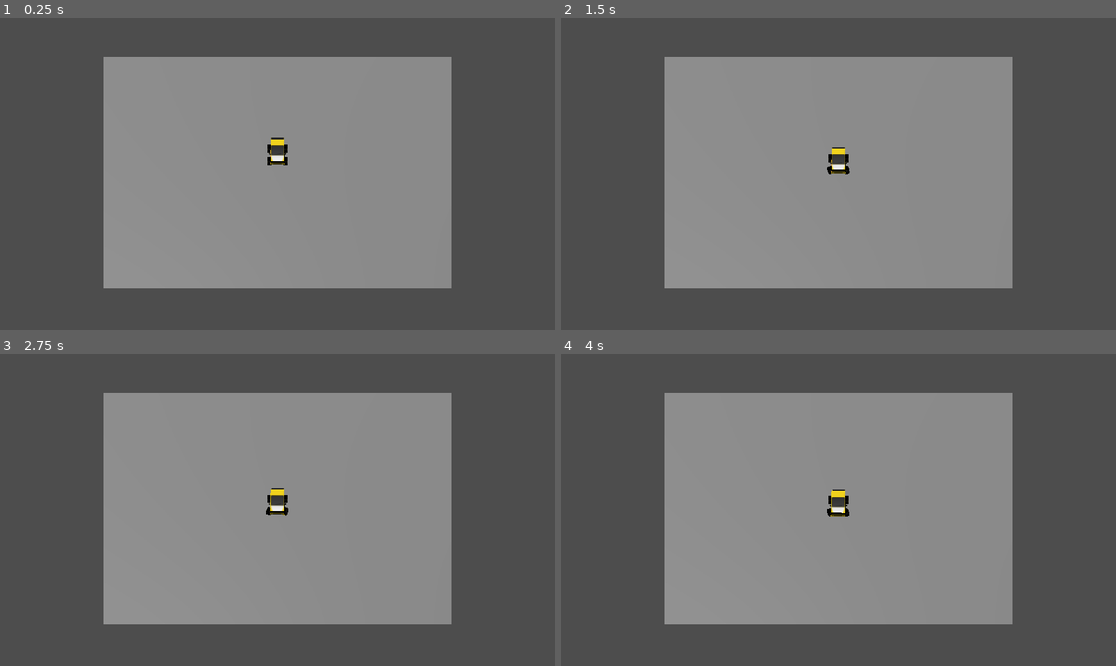
Above: before the commit, frames 1-4 (two rows, left to right).
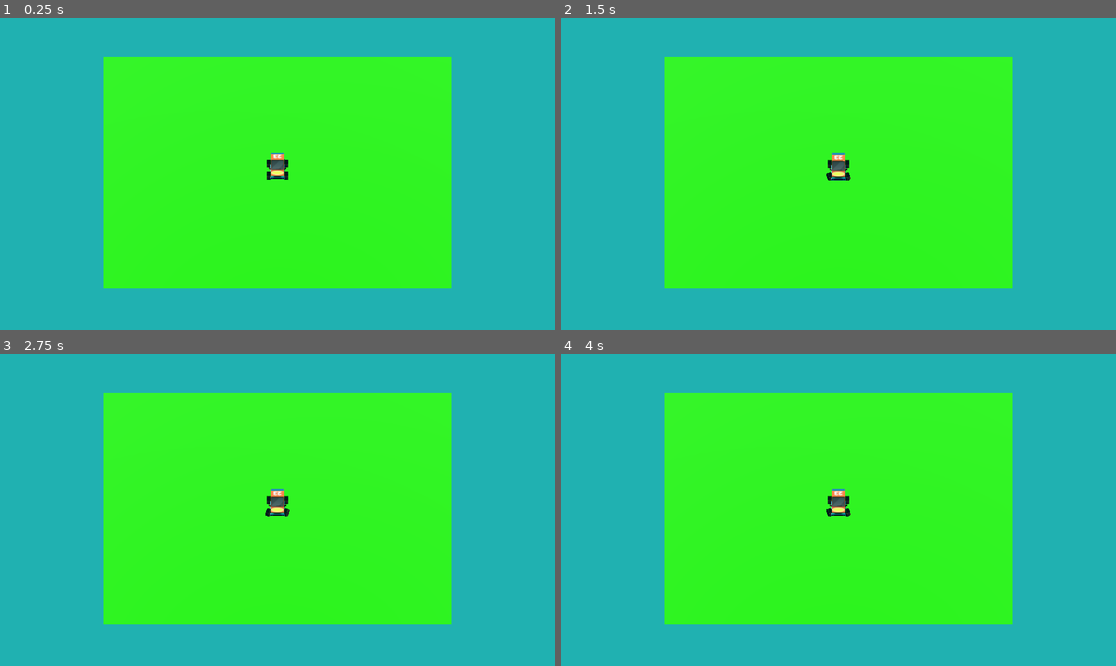
Above: after the commit, the same moments.

Repository: DaniMaccari/Car-Playground
Game: Godot game, scene res://Scenes/Main.tscn
Two runs of this game, one before a commit and one after it. Both use one fixed random seed, a clock stepped at 60 frames per second and the inputs below. The project has no main scene, so this scene is started directly.
Inputs:
- Up to frame 1 (0.25 s): no input
- Up to frame 2 (1.5 s): hold Right (ui_right) 0.53-1.28 s; hold Left (ui_left) from 1.28 s (still down)
- Up to frame 3 (2.75 s): release Left (ui_left) at 2.03 s; hold Right (ui_right) from 2.03 s (still down)
- Up to frame 4 (4 s): tap Enter at 2.75 s; tap Space at 3.5 s; release Right (ui_right) at 3.53 s; hold Left (ui_left) from 3.53 s (still down)

The runs differ from the first frame. In frame 1, 100% of the frame differs, in the area x 0-100%, y 0-100%; in frame 2, 100%; in frame 3, 100%; in frame 4, 100%.

Commit message:
blob shadow

Diff:
--- a/Scenes/Main.tscn
+++ b/Scenes/Main.tscn
@@ -1,13 +1,32 @@
-[gd_scene load_steps=4 format=3 uid="uid://cadip24ccwo6q"]
+[gd_scene load_steps=6 format=3 uid="uid://cadip24ccwo6q"]
 
 [ext_resource type="PackedScene" uid="uid://dd0nts174s84k" path="res://Scenes/Vehicle_movement.tscn" id="1_j6e7n"]
+
+[sub_resource type="Environment" id="Environment_sn5f3"]
+background_mode = 1
+background_color = Color(0.125147, 0.693433, 0.694784, 1)
+ambient_light_color = Color(0.960375, 0.641588, 0.665189, 1)
+tonemap_mode = 2
 
 [sub_resource type="BoxShape3D" id="BoxShape3D_d18de"]
 size = Vector3(18, 0.2, 18)
 
 [sub_resource type="PlaneMesh" id="PlaneMesh_a85fd"]
 
+[sub_resource type="StandardMaterial3D" id="StandardMaterial3D_mlxl5"]
+albedo_color = Color(0.109804, 0.803922, 0, 1)
+
 [node name="Node3D" type="Node3D"]
+
+[node name="WorldEnvironment" type="WorldEnvironment" parent="."]
+environment = SubResource("Environment_sn5f3")
+
+[node name="DirectionalLight3D" type="DirectionalLight3D" parent="."]
+transform = Transform3D(0.664463, 0.34202, -0.664463, 0.707107, -3.09086e-08, 0.707107, 0.241845, -0.939693, -0.241845, 0, 10, 0)
+light_energy = 1.2
+shadow_bias = 0.015
+directional_shadow_mode = 0
+directional_shadow_max_distance = 80.0
 
 [node name="PlaneWorld" type="StaticBody3D" parent="."]
 transform = Transform3D(3, 0, 0, 0, 3, 0, 0, 0, 3, 0, 0, 0)
@@ -18,15 +37,13 @@
 
 [node name="MeshInstance3D" type="MeshInstance3D" parent="PlaneWorld"]
 transform = Transform3D(8, 0, 0, 0, 0.533, 0, 0, 0, 8, 0, 0, 0)
+cast_shadow = 0
 mesh = SubResource("PlaneMesh_a85fd")
-
-[node name="DirectionalLight3D" type="DirectionalLight3D" parent="."]
-transform = Transform3D(0.866025, 2.18557e-08, -0.5, 0.5, -3.78552e-08, 0.866025, 0, -1, -4.37114e-08, 0, 3.90455, 0)
+surface_material_override/0 = SubResource("StandardMaterial3D_mlxl5")
 
 [node name="VehicleBody3D" parent="." instance=ExtResource("1_j6e7n")]
-transform = Transform3D(1, 0, 0, 0, 1, 0, 0, 0, 1, 0, 3.67617, 0)
+transform = Transform3D(1, 0, 0, 0, 1, 0, 0, 0, 1, 0, 0.329204, 0)
 MAX_STEER = 0.4
-ENGINE_POWER = 500
 
 [node name="Camera3D" type="Camera3D" parent="."]
 transform = Transform3D(1, 0, 0, 0, 0.745743, 0.666233, 0, -0.666233, 0.745743, 0, 27.1211, 30.6757)
--- a/Scenes/Vehicle_movement.tscn
+++ b/Scenes/Vehicle_movement.tscn
@@ -1,14 +1,15 @@
-[gd_scene load_steps=13 format=4 uid="uid://dd0nts174s84k"]
+[gd_scene load_steps=14 format=4 uid="uid://dd0nts174s84k"]
 
 [ext_resource type="Texture2D" uid="uid://0mpevcqojxn8" path="res://Assets/auto_racing_car/Yellow/sportsCar_yellow.png" id="1_dao8p"]
 [ext_resource type="Script" path="res://Scripts/vehicle_movement.gd" id="1_ijyx4"]
-[ext_resource type="Texture2D" uid="uid://d08iuocp8g1y8" path="res://Assets/auto_racing_car/turnipCar.png" id="2_c33vq"]
+[ext_resource type="Texture2D" uid="uid://dryfipg1mxl0q" path="res://Assets/auto_racing_car/orange/sportsCar_orange.png" id="2_hpo2y"]
+[ext_resource type="Texture2D" uid="uid://crs00pxk5my3a" path="res://Assets/shadow.png" id="4_nmhot"]
 
 [sub_resource type="BoxShape3D" id="BoxShape3D_e3vso"]
 size = Vector3(2.23999, 1.96881, 3.67538)
 
-[sub_resource type="StandardMaterial3D" id="StandardMaterial3D_pfg6y"]
-albedo_texture = ExtResource("2_c33vq")
+[sub_resource type="StandardMaterial3D" id="StandardMaterial3D_waj1f"]
+albedo_texture = ExtResource("2_hpo2y")
 
 [sub_resource type="StandardMaterial3D" id="StandardMaterial3D_rso3r"]
 resource_name = "sportsCar_yellow"
@@ -118,8 +119,9 @@
 transform = Transform3D(1, 0, 0, 0, 1, 0, 0, 0, 1, 0, 0.141597, 0)
 mass = 100.0
 center_of_mass_mode = 1
-center_of_mass = Vector3(0, 0.5, 0)
+center_of_mass = Vector3(0, -0.2, 0)
 script = ExtResource("1_ijyx4")
+MAX_STEER = 0.6
 
 [node name="CollisionBox" type="CollisionShape3D" parent="."]
 transform = Transform3D(1, 0, 0, 0, 1, 0, 0, 0, 1, 0, 1.05948, 0.220596)
@@ -129,19 +131,18 @@
 transform = Transform3D(-1, 0, -8.74228e-08, 0, 1, 0, 8.74228e-08, 0, -1, 0, 0, 0)
 
 [node name="sportsCar_yellow_body" type="MeshInstance3D" parent="sportsCar_yellow"]
-material_override = SubResource("StandardMaterial3D_pfg6y")
+material_override = SubResource("StandardMaterial3D_waj1f")
 mesh = SubResource("ArrayMesh_sbqri")
 skeleton = NodePath("")
 
 [node name="WheelFrontLeft" type="VehicleWheel3D" parent="."]
-transform = Transform3D(1, 0, 0, 0, 1, 0, 0, 0, 1, 1.1, 0.342067, 1.483)
+transform = Transform3D(1, 0, 0, 0, 1, 0, 0, 0, 1, 1.2, 0.342067, 1.483)
 use_as_steering = true
 wheel_roll_influence = 0.4
 wheel_radius = 0.6
 wheel_rest_length = 0.3
-wheel_friction_slip = 1.0
-suspension_travel = 1.0
-suspension_stiffness = 65.0
+suspension_travel = 1.0
+suspension_stiffness = 80.0
 suspension_max_force = 3000.0
 damping_compression = 0.88
 
@@ -152,14 +153,13 @@
 skeleton = NodePath("")
 
 [node name="WheelFrontRight" type="VehicleWheel3D" parent="."]
-transform = Transform3D(1, 0, 0, 0, 1, 0, 0, 0, 1, -1.1, 0.342067, 1.483)
+transform = Transform3D(1, 0, 0, 0, 1, 0, 0, 0, 1, -1.2, 0.342067, 1.483)
 use_as_steering = true
 wheel_roll_influence = 0.4
 wheel_radius = 0.6
 wheel_rest_length = 0.3
-wheel_friction_slip = 1.0
-suspension_travel = 1.0
-suspension_stiffness = 65.0
+suspension_travel = 1.0
+suspension_stiffness = 80.0
 suspension_max_force = 3000.0
 damping_compression = 0.88
 
@@ -170,14 +170,13 @@
 skeleton = NodePath("")
 
 [node name="WheelBackLeft" type="VehicleWheel3D" parent="."]
-transform = Transform3D(1, 0, 0, 0, 1, 0, 0, 0, 1, 1.1, 0.342067, -1.112)
+transform = Transform3D(1, 0, 0, 0, 1, 0, 0, 0, 1, 1.2, 0.342067, -1.112)
 use_as_traction = true
 wheel_roll_influence = 0.4
 wheel_radius = 0.6
 wheel_rest_length = 0.3
-wheel_friction_slip = 1.0
-suspension_travel = 1.0
-suspension_stiffness = 65.0
+suspension_travel = 1.0
+suspension_stiffness = 80.0
 suspension_max_force = 3000.0
 damping_compression = 0.88
 
@@ -188,14 +187,13 @@
 skeleton = NodePath("")
 
 [node name="WheelBackRight" type="VehicleWheel3D" parent="."]
-transform = Transform3D(1, 0, 0, 0, 1, 0, 0, 0, 1, -1.1, 0.342067, -1.112)
+transform = Transform3D(1, 0, 0, 0, 1, 0, 0, 0, 1, -1.2, 0.342067, -1.112)
 use_as_traction = true
 wheel_roll_influence = 0.4
 wheel_radius = 0.6
 wheel_rest_length = 0.3
-wheel_friction_slip = 1.0
-suspension_travel = 1.0
-suspension_stiffness = 65.0
+suspension_travel = 1.0
+suspension_stiffness = 80.0
 suspension_max_force = 3000.0
 damping_compression = 0.88
 
@@ -204,3 +202,9 @@
 layers = 2
 mesh = SubResource("ArrayMesh_nu47w")
 skeleton = NodePath("")
+
+[node name="BlobShadow" type="Decal" parent="."]
+transform = Transform3D(1, 0, 0, 0, 1, 0, 0, 0, 1, 0, -1.00333, 0.131746)
+size = Vector3(4.58691, 4, 5.73438)
+texture_albedo = ExtResource("4_nmhot")
+cull_mask = 1048573
--- a/Scripts/vehicle_movement.gd
+++ b/Scripts/vehicle_movement.gd
@@ -1,9 +1,9 @@
 extends VehicleBody3D
 
 
-@export var MAX_STEER = 0.9
-@export var ENGINE_POWER = 300
-
+@export var MAX_STEER : float = 0.9
+@export var ENGINE_POWER : float = 300
+const BRAKE_STRENGTH : float = 2.0
 
 func _physics_process(delta: float) -> void:
 	steering = move_toward(steering, Input.get_axis("ui_right", "ui_left") * MAX_STEER, delta * 10)
--- a/project.godot
+++ b/project.godot
@@ -13,6 +13,10 @@
 config/name="Car Playground"
 config/features=PackedStringArray("4.3", "Forward Plus")
 config/icon="res://icon.svg"
+
+[debug]
+
+gdscript/warnings/untyped_declaration=2
 
 [input]
 
Binary file added: Assets/shadow.png
Not shown, added: Assets/shadow.png.import
